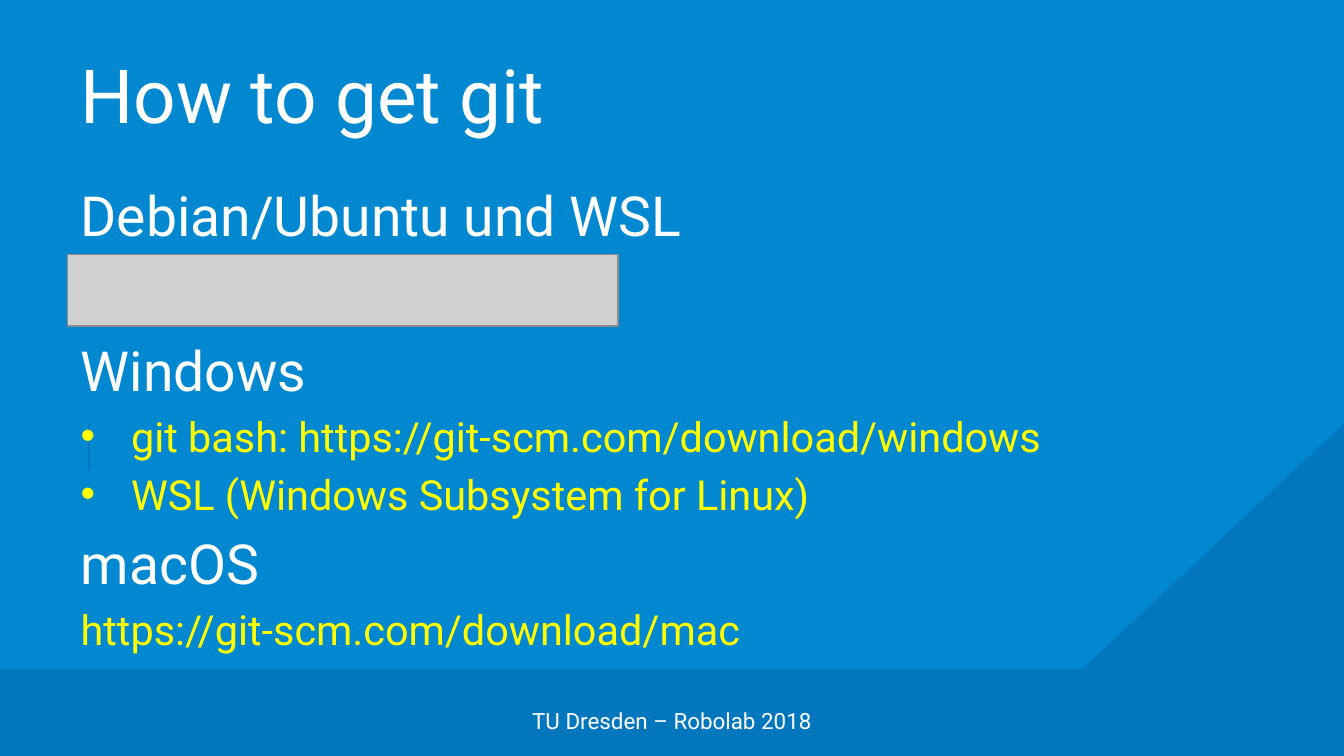
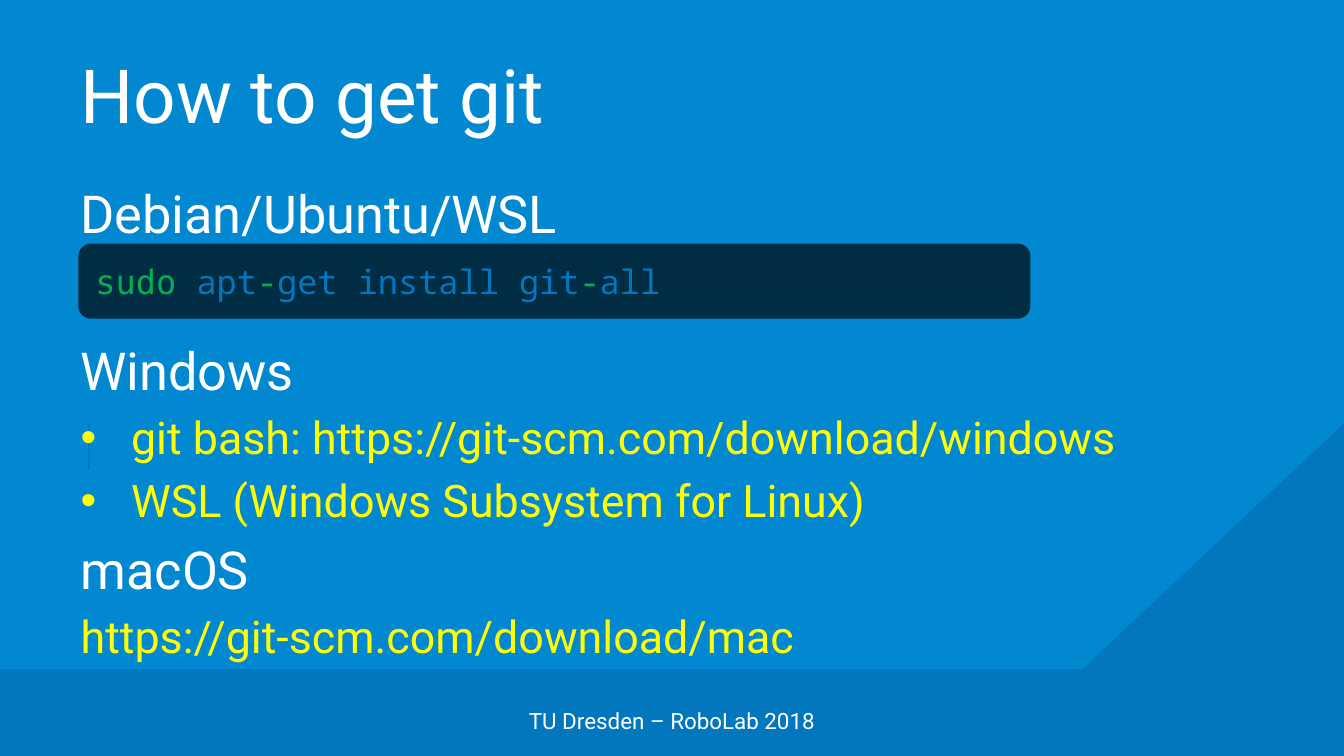
Before and after one commit to edisontrent1337/gitslides, a slide deck: slide 10 of Git.pptx (slide 9 before the commit). Drawn at 1344x756 pixels with LibreOffice and Linux fonts; fonts in the diff are those of the drawing; grey boxes stand for pictures; background and template pictures are left out. Boxes give left, top, right and bottom in pixels: in the first picture for what was removed or moved away, otherwise in the second. Text is boxed around its words. In the diff, an @@ line names an element or a change of style, - is before the commit and + after.

```diff
--- a/Git.pptx
+++ b/Git.pptx
@@ text at box(81, 193, 557, 246): text changed; size 29.6 to 28 pt @@
-Debian/Ubuntu und WSL
+Debian/Ubuntu/WSL
@@ picture removed at box(67, 255, 618, 327) @@
@@ rounded rectangle added at box(78, 243, 1030, 319), fill #000000 at 67% opacity, 18 pt, text #0277BD @@
+sudo apt-get install git-all
@@ text at box(81, 350, 1115, 663): size 29.6 to 28 pt in "Windows", "macOS"; size 22.2 to 24 pt in "git bash: https://git-scm.com/download/windows", "WSL (Windows Subsystem for Linux)", "https://git-scm.com/download/mac" @@
@@ text at box(529, 712, 814, 730): text changed @@
-TU Dresden – Robolab 2018
+TU Dresden – RoboLab 2018
```
Also in this commit, not shown: 28 other slides changed, 21 slides added, 1 slide removed.
